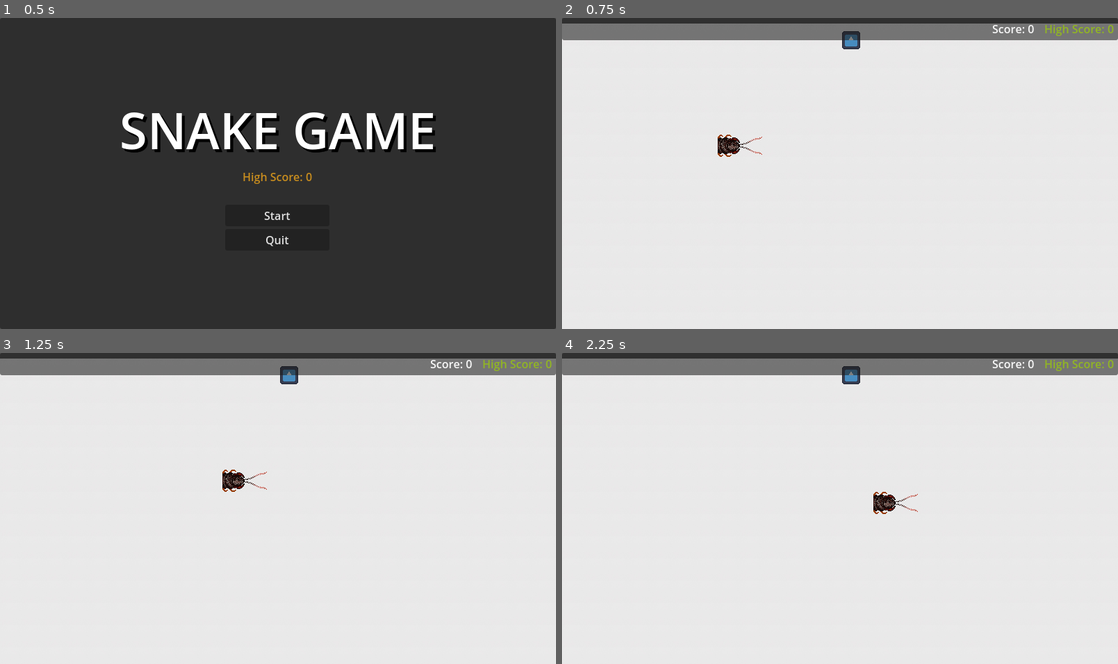
Above: before the commit, frames 1-4 (two rows, left to right).
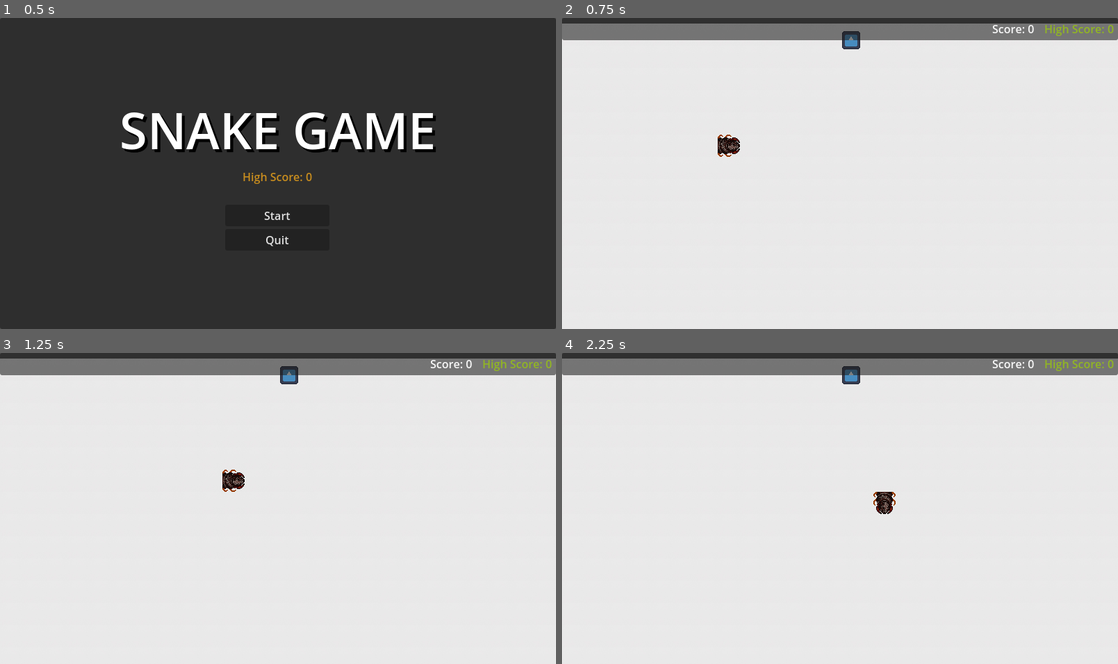
Above: after the commit, the same moments.

Repository: juxxon23/myriapoda
Game: Godot game, scene res://menus/start_screen.tscn
Same seed, same stepped clock (60 frames per second), same inputs: the game is played once before the commit and once after it. The engine's default icon, where the game draws it, is replaced by a stand-in: a white triangle on a blue panel in a dark square.
Inputs:
- Up to frame 1 (0.5 s): no input
- Up to frame 2 (0.75 s): click "Start" at 0.5 s
- Up to frame 3 (1.25 s): no input
- Up to frame 4 (2.25 s): hold Right (ui_right) 1.28-2.03 s; hold Down (ui_down) from 2.03 s (still down)

Frame 1 is identical in both runs. In frame 2, less than 0.1% of the frame differs, in the area x 32-36%, y 38-44%; in frame 3, less than 0.1%; in frame 4, 0.2%, in the area x 56-64%, y 44-52%.

Commit message:
Add head flip

Diff:
--- a/gameplay/gameplay.gd
+++ b/gameplay/gameplay.gd
@@ -37,12 +37,20 @@
 	var new_dir: Vector2 = Vector2.ZERO
 	if Input.is_action_pressed("ui_up"):
 		new_dir = Vector2.UP
+		head.rotate_now(true)
+		head.flip_vertical(false)
 	elif Input.is_action_pressed("ui_down"):
 		new_dir = Vector2.DOWN
+		head.rotate_now(true)
+		head.flip_vertical(true)
 	elif Input.is_action_pressed("ui_right"):
 		new_dir = Vector2.RIGHT
+		head.rotate_now(false)
+		head.flip_horizontal(false)
 	elif Input.is_action_pressed("ui_left"):
 		new_dir = Vector2.LEFT
+		head.rotate_now(false)
+		head.flip_horizontal(true)
 
 	# Don't allow reverse directions
 	if new_dir + move_dir != Vector2.ZERO and new_dir != Vector2.ZERO:
--- a/gameplay/head.gd
+++ b/gameplay/head.gd
@@ -3,6 +3,10 @@
 
 signal food_eaten
 signal collide_with_tail
+
+@onready var top: Sprite2D = %Top
+@onready var coll_top: CollisionShape2D = %CollTop
+
 
 func _on_area_entered(area: Area2D) -> void:
 	if area.is_in_group("food"):
@@ -10,3 +14,28 @@
 		area.call_deferred("queue_free")
 	else:
 		collide_with_tail.emit()
+
+
+func rotate_now(change_axis: bool) -> void:
+	const horizontal: float = 90.0
+	const vertical: float = 0.0
+	if change_axis:
+		top.rotation_degrees = vertical
+		coll_top.rotation_degrees = vertical
+	else:
+		top.rotation_degrees = horizontal
+		coll_top.rotation_degrees = horizontal
+
+
+func flip_horizontal(opt: bool) -> void:
+	if opt:
+		top.scale.y = -1.0
+	else:
+		top.scale.y = 1.0
+
+
+func flip_vertical(opt: bool) -> void:
+	if opt:
+		top.scale.y = -1.0
+	else:
+		top.scale.y = 1.0
--- a/gameplay/head.tscn
+++ b/gameplay/head.tscn
@@ -1,7 +1,6 @@
-[gd_scene load_steps=5 format=3 uid="uid://c368f05dync6j"]
+[gd_scene load_steps=4 format=3 uid="uid://c368f05dync6j"]
 
 [ext_resource type="Script" uid="uid://bfwp5eshi47er" path="res://gameplay/head.gd" id="1_o7rgl"]
-[ext_resource type="Texture2D" uid="uid://7w8nkqwc7fub" path="res://gameplay/sprites/characters/sg/antennas32.png" id="2_c4wwq"]
 [ext_resource type="Texture2D" uid="uid://cgbetttvcmx5c" path="res://gameplay/sprites/characters/sg/head32.png" id="2_o7rgl"]
 
 [sub_resource type="CapsuleShape2D" id="CapsuleShape2D_c4wwq"]
@@ -9,17 +8,14 @@
 [node name="Head" type="Area2D"]
 script = ExtResource("1_o7rgl")
 
-[node name="Antennas" type="Sprite2D" parent="."]
-position = Vector2(48, 0)
-rotation = 1.5707964
-texture = ExtResource("2_c4wwq")
-
 [node name="Top" type="Sprite2D" parent="."]
+unique_name_in_owner = true
 position = Vector2(16, 0)
 rotation = 1.5707964
 texture = ExtResource("2_o7rgl")
 
-[node name="CollisionShape2D" type="CollisionShape2D" parent="."]
+[node name="CollTop" type="CollisionShape2D" parent="."]
+unique_name_in_owner = true
 position = Vector2(16, 0)
 rotation = 1.5707964
 shape = SubResource("CapsuleShape2D_c4wwq")
--- a/gameplay/spawner.gd
+++ b/gameplay/spawner.gd
@@ -17,7 +17,6 @@
 	# fit in the grid
 	spawn_point.x = floorf(spawn_point.x / Global.GRID_SIZE) * Global.GRID_SIZE
 	spawn_point.y = floorf(spawn_point.y / Global.GRID_SIZE) * Global.GRID_SIZE
-	print(spawn_point)
 	# instantiating
 	var food = food_scene.instantiate()
 	food.position = spawn_point
